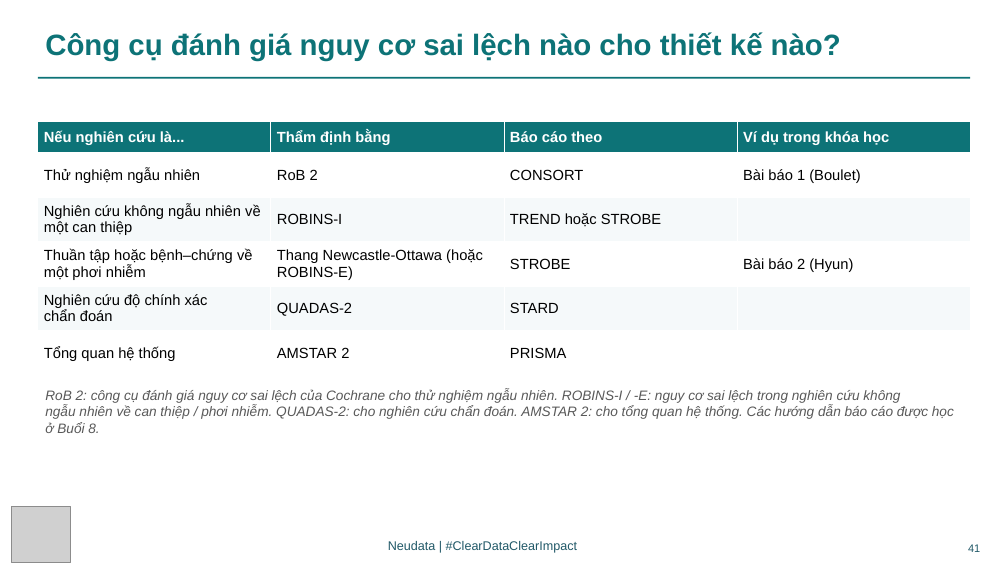
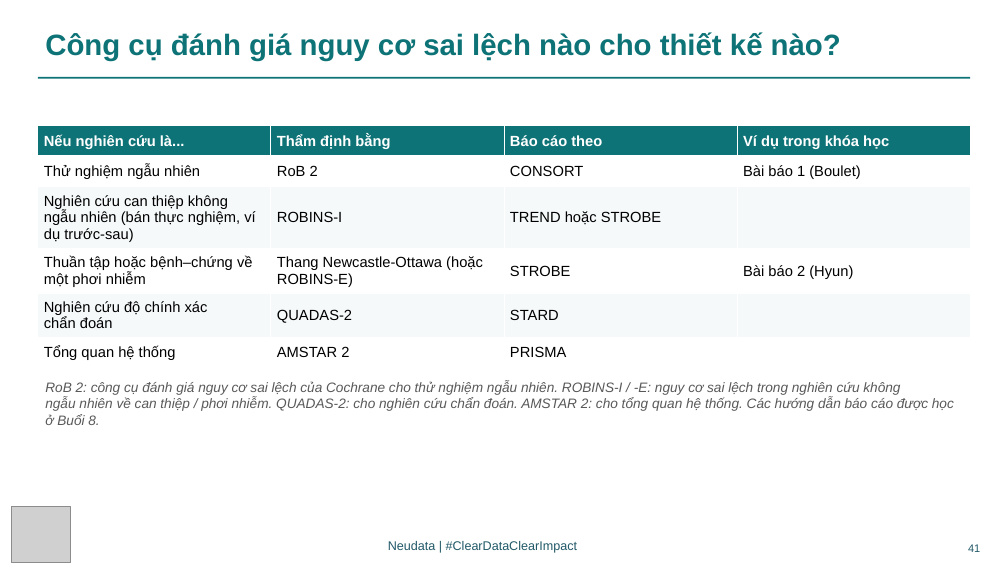
Before and after one commit to neu-data/FoundationsofClinicalResearch, a slide deck: slide 41 of vi/files/slides/Session_4_VN.pptx. Drawn at 1008x567 pixels with LibreOffice and Linux fonts; fonts in the diff are those of the drawing; grey boxes stand for pictures. Boxes give left, top, right and bottom in pixels: in the first picture for what was removed or moved away, otherwise in the second. Text is boxed around its words. In the diff, an @@ line names an element or a change of style, - is before the commit and + after.

```diff
--- a/vi/files/slides/Session_4_VN.pptx
+++ b/vi/files/slides/Session_4_VN.pptx
@@ table at (38, 126, 969, 368) @@
-row 3, column 1: Nghiên cứu không ngẫu nhiên về một can thiệp
+row 3, column 1: Nghiên cứu can thiệp không ngẫu nhiên (bán thực nghiệm, ví dụ trước-sau)
@@ table: place and size @@
-table at (38, 122, 969, 376)
+table at (38, 126, 969, 368)
@@ text "RoB 2: công cụ đánh ...": place and size @@
-text "RoB 2: công cụ đánh ..." at (45, 389, 954, 433)
+text "RoB 2: công cụ đánh ..." at (45, 381, 954, 425)
```
Also in this commit, not shown: 5 other slides changed, 44 other files.
